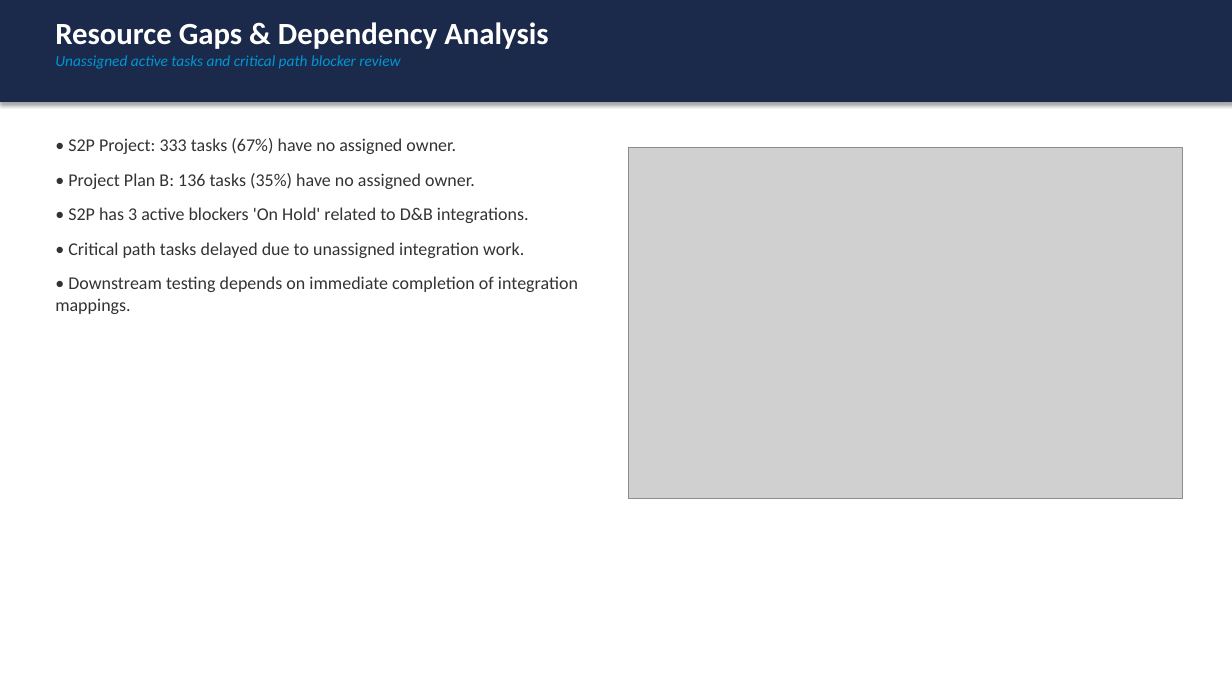
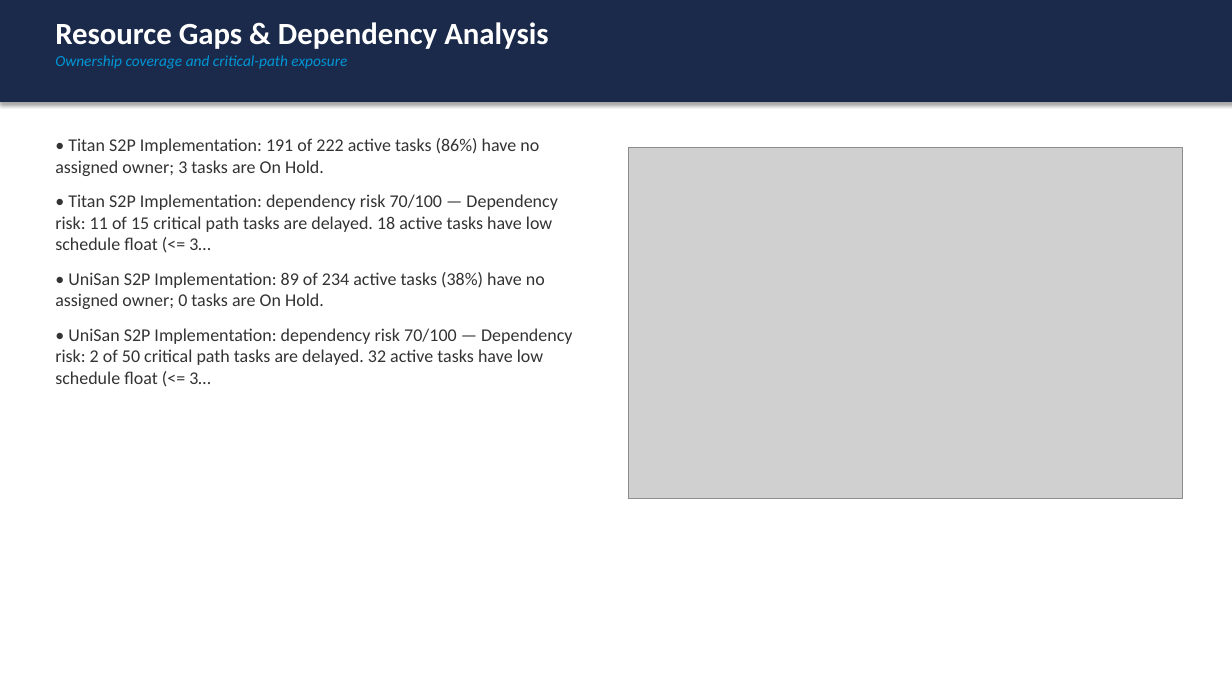
Before and after one commit to AshrafAhmed9/project-health-agent, a slide deck: slide 5 of outputs/monthly_presentation/executive_deck_july_2026.pptx. Drawn at 1232x693 pixels with LibreOffice and Linux fonts; fonts in the diff are those of the drawing; grey boxes stand for pictures. Boxes give left, top, right and bottom in pixels: in the first picture for what was removed or moved away, otherwise in the second. Text is boxed around its words. In the diff, an @@ line names an element or a change of style, - is before the commit and + after.

```diff
--- a/outputs/monthly_presentation/executive_deck_july_2026.pptx
+++ b/outputs/monthly_presentation/executive_deck_july_2026.pptx
@@ text at box(55, 55, 347, 69): text changed @@
-Unassigned active tasks and critical path blocker review
+Ownership coverage and critical-path exposure
@@ text at box(55, 138, 572, 384): text changed @@
-• S2P Project: 333 tasks (67%) have no assigned owner.
-• Project Plan B: 136 tasks (35%) have no assigned owner.
-• S2P has 3 active blockers 'On Hold' related to D&B integrations.
-• Critical path tasks delayed due to unassigned integration work.
-• Downstream testing depends on immediate completion of integration mappings.
+• Titan S2P Implementation: 191 of 222 active tasks (86%) have no assigned owner; 3 tasks are On Hold.
+• Titan S2P Implementation: dependency risk 70/100 — Dependency risk: 11 of 15 critical path tasks are delayed. 18 active tasks have low schedule float (<= 3…
+• UniSan S2P Implementation: 89 of 234 active tasks (38%) have no assigned owner; 0 tasks are On Hold.
+• UniSan S2P Implementation: dependency risk 70/100 — Dependency risk: 2 of 50 critical path tasks are delayed. 32 active tasks have low schedule float (<= 3…
```
Also in this commit, not shown: 6 other slides changed, 9 other files.
